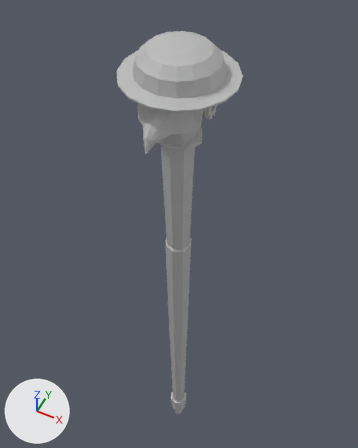
An edit to the FBX model Assets/3DObject/Crutch.fbx, drawn before and after from the same camera.
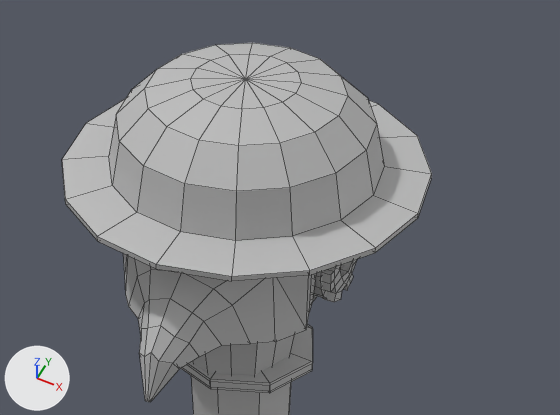
There are two pictures of each version: one whole from a 50 mm lens placed at (0.01391, -0.01695, 0.04019), pointed at (0.00633, -0.00178, 0.02123), one close up on the part from 27% to 80% of the width and 4% to 35% of the height. The lights are fixed; the arrows at lower left show +X, +Y and +Z. The close-ups show mesh edges as thin lines. Where no turn or scale is listed for an object, it has been applied to the vertices.

Objects in the first close-up: 'bird', 'cane', 'hat', 'neck', 'right_eye'.
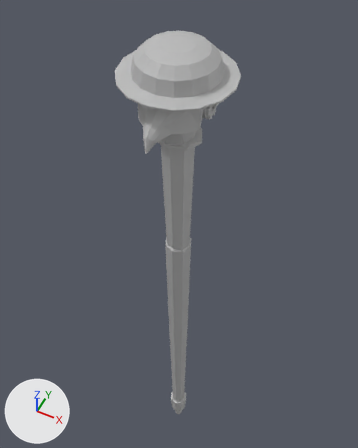
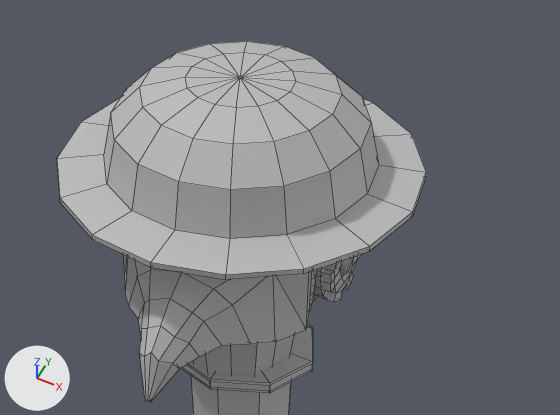
Changed parts and their boxes (x1, y1, x2, y2) in the close-ups (560 x 415 px):
'hat', moved
    before: (62, 43, 432, 281)
    after: (57, 41, 426, 280)

Edits to the bpy script that builds the scene:
```text
Change ob_hat:
    ob_hat.location: (0.0077, -0.00438, 0.03168) -> (0.00764, -0.00438, 0.03168)
```
